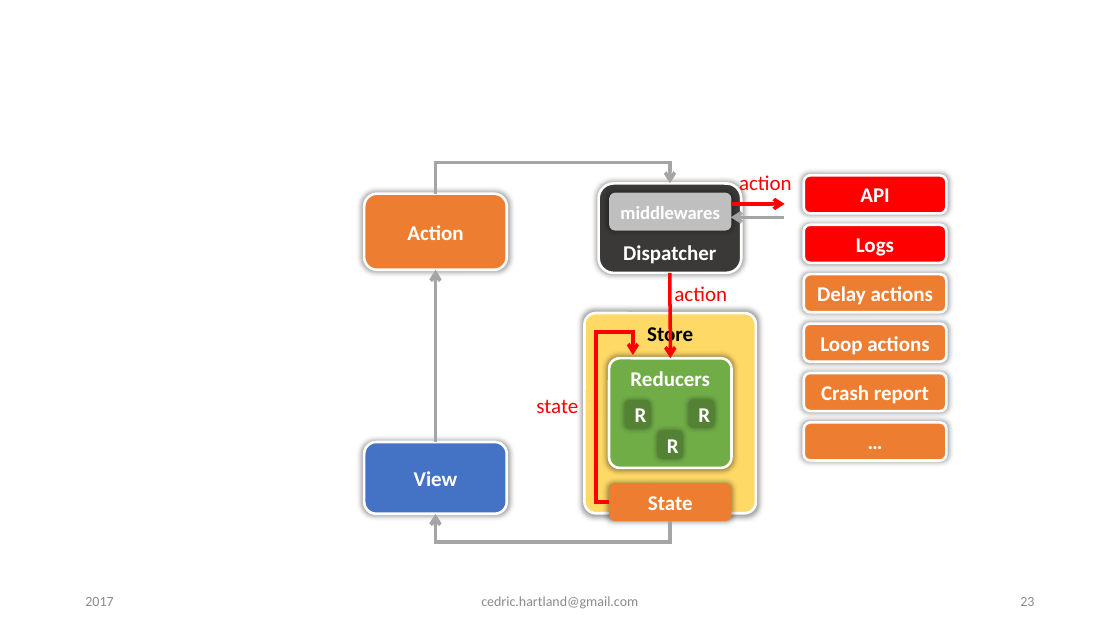
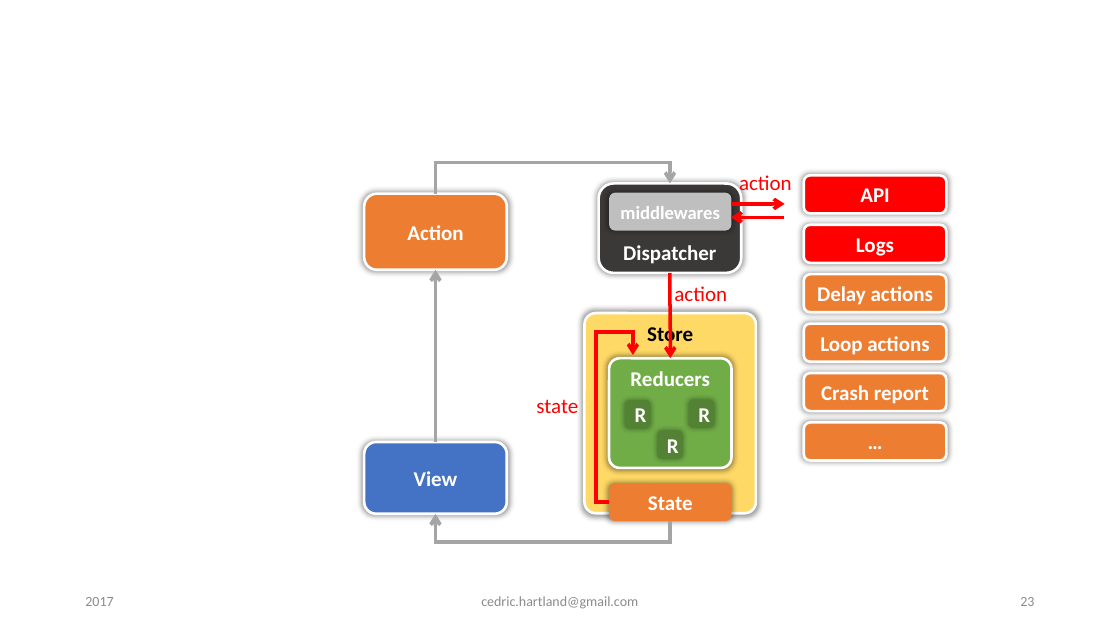
Before and after one commit to gigacool/react-redux-presentation, a slide deck: slide 23 of docs/React & Redux.pptx. Drawn at 1120x630 pixels with LibreOffice and Linux fonts; fonts in the diff are those of the drawing; background and template pictures are left out. Boxes give left, top, right and bottom in pixels: in the first picture for what was removed or moved away, otherwise in the second. Text is boxed around its words. In the diff, an @@ line names an element or a change of style, - is before the commit and + after.

Commit message:
minor tweaks

```diff
--- a/docs/React & Redux.pptx
+++ b/docs/React & Redux.pptx
@@ arrow (784, 218) - (731, 218): stroke #A5A5A5 3 pt to #FF0000 3 pt @@
```
